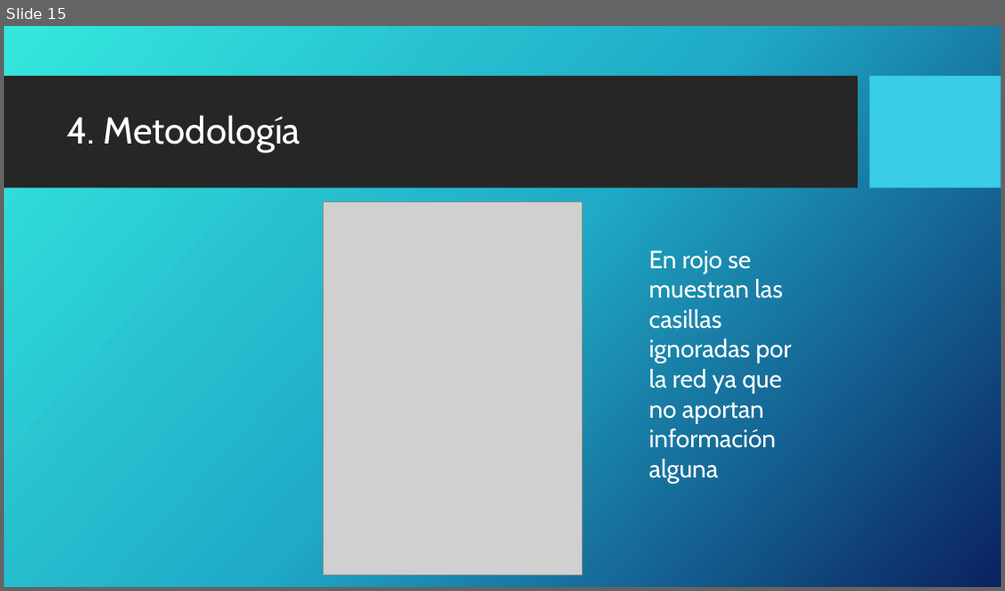
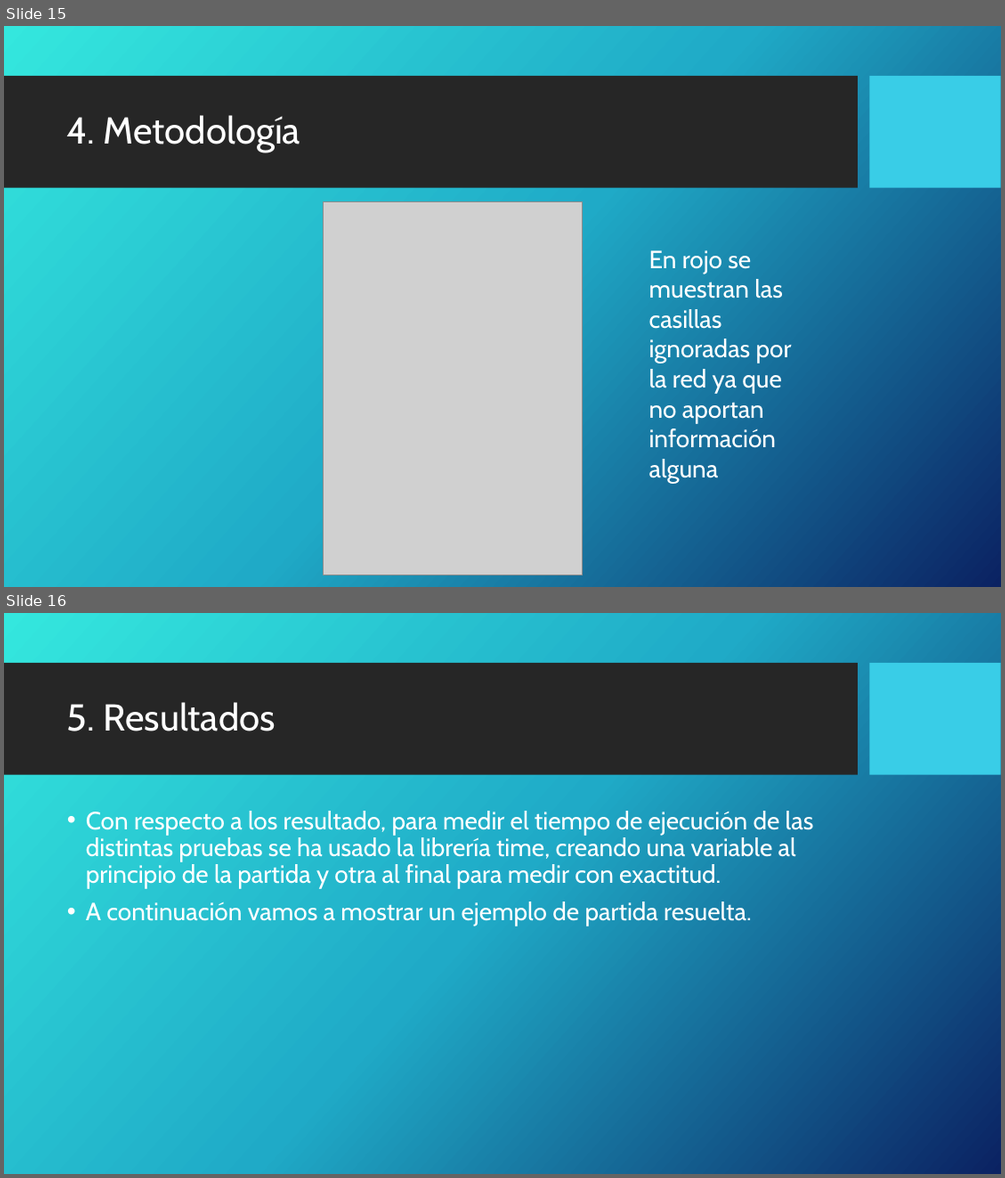
Before and after one commit to luciadcf/Trabajo-IA-Tetris, a slide deck: El Buscaminas.pptx. Shown one above the other, each under a label of ours: slide 15 before the commit, slides 15 and 16 after it. The pictures are 1005x591 and 1005x1178 pixels, drawn with LibreOffice and Linux fonts; fonts in the diff are those of the drawing; grey boxes stand for pictures; background and template pictures are left out. Boxes give left, top, right and bottom in pixels: in the first picture for what was removed or moved away, otherwise in the second. Text is boxed around its words. In the diff, an @@ line names an element or a change of style, - is before the commit and + after.

```diff
--- a/El Buscaminas.pptx
+++ b/El Buscaminas.pptx
@@ slide 16 added at (4, 613, 1001, 1174), background picture (left out); not listed: 2 template elements that a slide beside it also shows @@
@@ title added at (67, 702, 275, 731), 36 pt, text #FFFFFF @@
+5. Resultados
@@ text added at (86, 811, 814, 925), 24 pt, text #FFFFFF @@
+• Con respecto a los resultado, para medir el tiempo de ejecución de las distintas pruebas se ha usado la librería time, creando una variable al principio de la partida y otra al final para medir con exactitud.
+• A continuación vamos a mostrar un ejemplo de partida resuelta.
```
Also in this commit, not shown: 2 slides changed, 2 other slides added.
